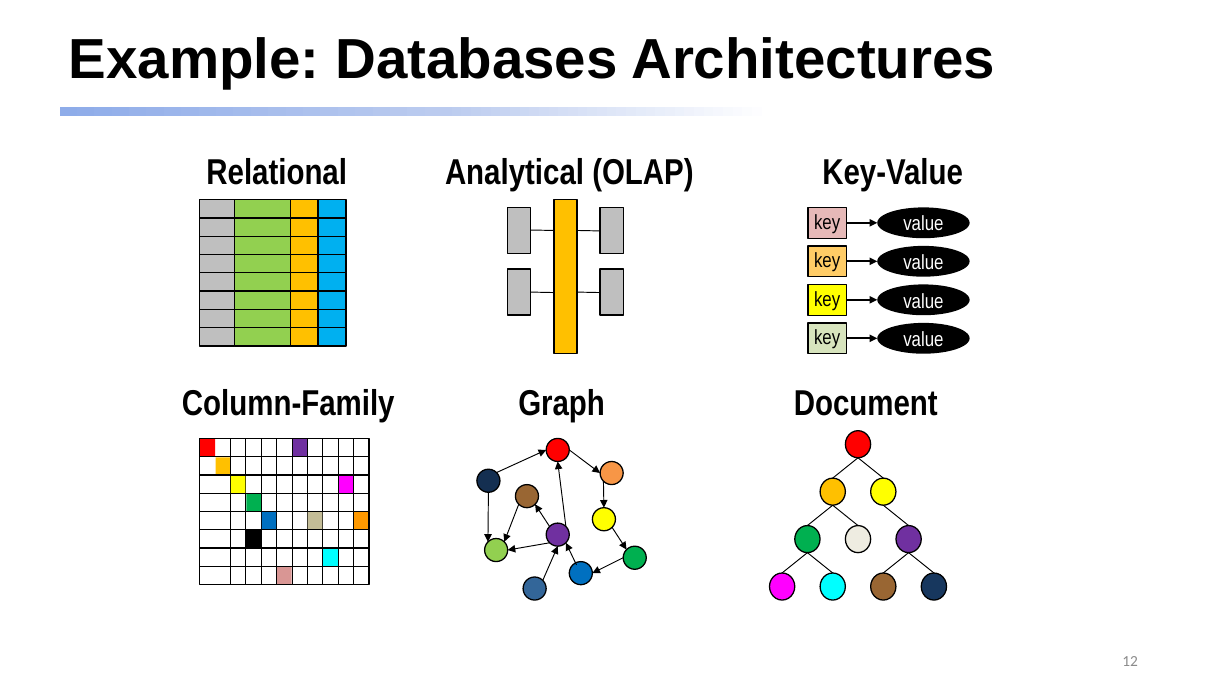
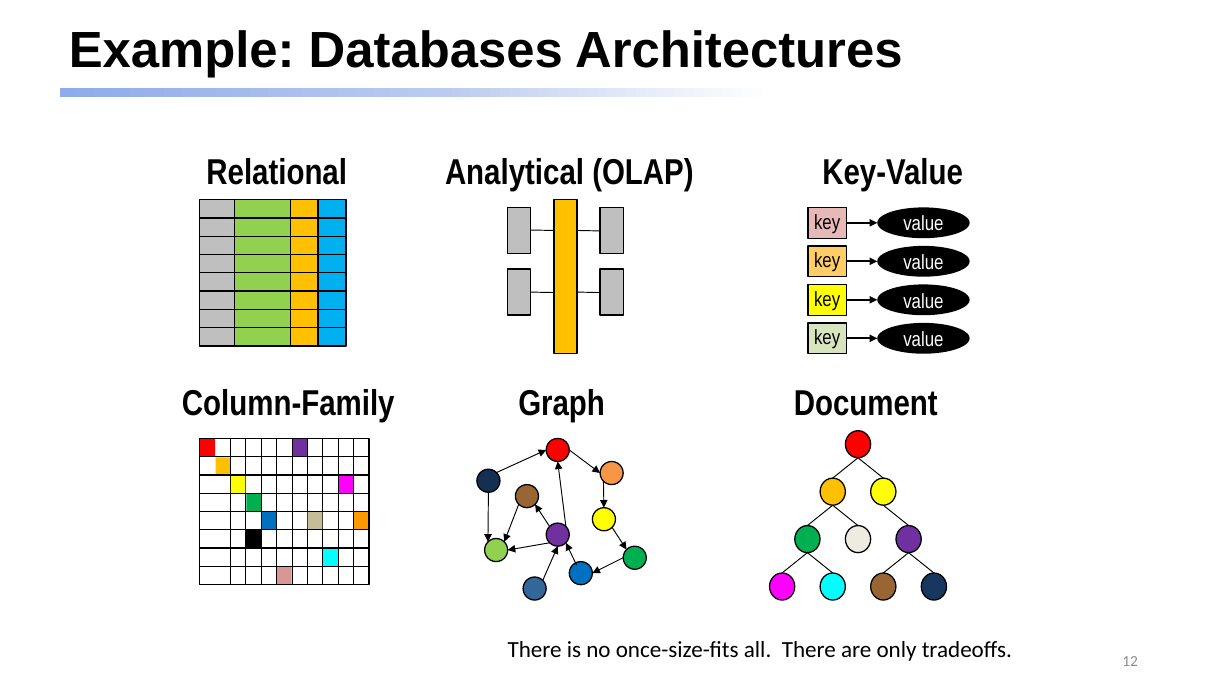
Before and after one commit to dmccreary/genai-arch-patterns, a slide deck: slide 12 of slides/One-Hour-Talk.pptx. Drawn at 1232x693 pixels with LibreOffice and Linux fonts; fonts in the diff are those of the drawing. Boxes give left, top, right and bottom in pixels: in the first picture for what was removed or moved away, otherwise in the second. Text is boxed around its words. In the diff, an @@ line names an element or a change of style, - is before the commit and + after.

```diff
--- a/slides/One-Hour-Talk.pptx
+++ b/slides/One-Hour-Talk.pptx
@@ title "Example: Databases Architectures" at box(69, 30, 902, 77): size 44 to 39.6 pt @@
@@ rectangle: place and size @@
-rectangle at box(59, 107, 1122, 116)
+rectangle at box(59, 88, 1122, 97)
@@ text added at box(508, 641, 1012, 661), 18 pt, text #000000 @@
+There is no once-size-fits all. There are only tradeoffs.
```
Also in this commit, not shown: 12 other slides changed, 16 slides added.
